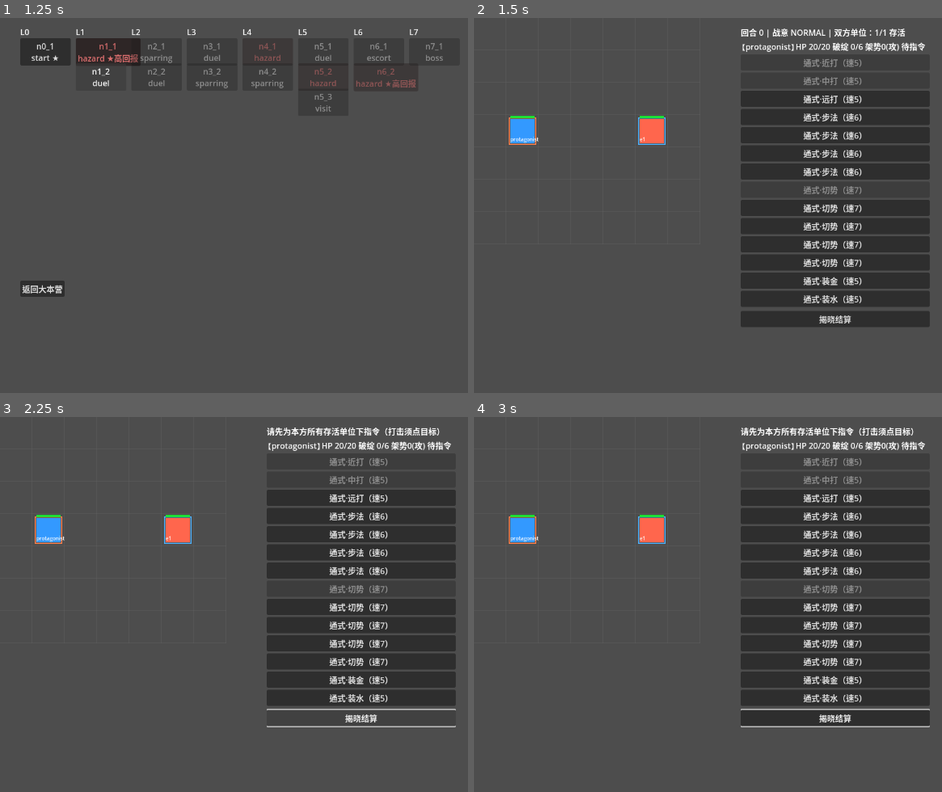
Above: before the commit, frames 1-4 (two rows, left to right).
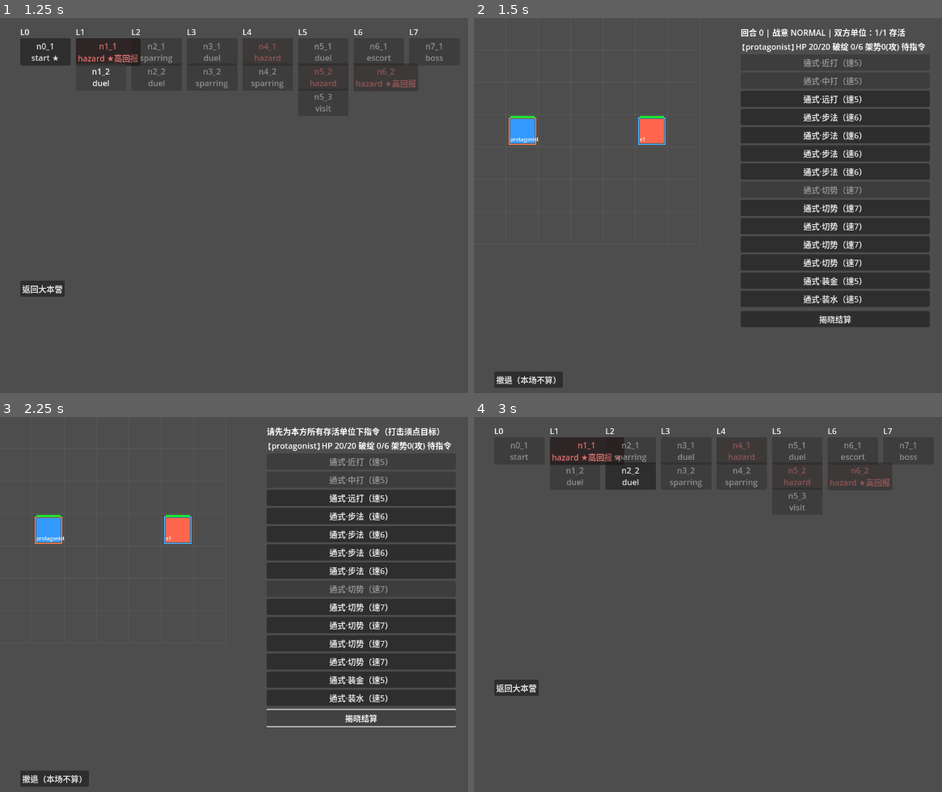
Above: after the commit, the same moments.

Repository: xieyj22/zhaizhao
Game: Godot game, scene res://src/scenes/hub/hub.tscn
Same seed, same stepped clock (60 frames per second), same inputs: the game is played once before the commit and once after it.
Inputs (mouse positions are in pixels of both pictures, inside the frame that each line leads up to):
- Up to frame 1 (1.25 s): click "开始新一局" at 0.5 s
- Up to frame 2 (1.5 s): click "n1_1 hazard ★高回报" at 1.25 s
- Up to frame 3 (2.25 s): click "揭晓结算" at 2 s
- Up to frame 4 (3 s): click (530, 777) at 2.75 s, where only the run after the commit has a clickable "撤退（本场不算）"

Frame 1 is identical in both runs. In frame 2, 0.5% of the frame differs, in the area x 4-19%, y 94-99%; in frame 3, 0.5%; in frame 4, 25%, in the area x 4-98%, y 2-83%.

Commit message:
feat(battle): 撤退按钮（战斗中可退出回地图，本场不算）
战斗界面此前一旦进入必须打完才能退出（game_over 后才有返回按钮）。
加左下「撤退（本场不算）」按钮：

- _on_retreat: 回 map，不调 _write_back_result → roster 保持进战前状态，
  本场相当于没发生（可重选节点重打/绕路）。语义=撤退重来，非逃跑机制
- game_over 时 hide 撤退按钮（由「返回」按钮接管，避免 game_over 后重复导航）
- 左下绝对定位(40,700) 避开右侧招式面板

实渲染截图验证按钮显示正确；test_battle_scene 加实例化测（按钮存在+初始可见，
亦兼 scene 脚本 parse error 守护——坑：单测全绿不保证场景能跑）。

236/236 全绿

Diff:
--- a/src/scenes/battle/battle.gd
+++ b/src/scenes/battle/battle.gd
@@ -21,6 +21,7 @@
 var _target_panel: VBoxContainer
 var _hud: Label
 var _reveal_button: Button
+var _retreat_button: Button   # 撤退（本场不算）——战斗中可见，game_over 隐藏
 
 func _ready() -> void:
 	tuning = Tuning.new()
@@ -104,6 +105,12 @@
 	_reveal_button.text = "揭晓结算"
 	_reveal_button.pressed.connect(_on_reveal)
 	root.add_child(_reveal_button)
+	# 撤退：本场不算（不回写 roster，保持进战前状态）回地图重选节点。左下绝对定位避开右侧面板。
+	_retreat_button = Button.new()
+	_retreat_button.text = "撤退（本场不算）"
+	_retreat_button.position = Vector2(40, 700)
+	_retreat_button.pressed.connect(_on_retreat)
+	_layer.add_child(_retreat_button)
 
 func _refresh() -> void:
 	for c in _panel.get_children():
@@ -249,6 +256,8 @@
 		game_over = true
 		_reveal_button.disabled = true
 		_reveal_button.text = "战斗结束 — 关闭窗口重玩"
+		if _retreat_button != null:
+			_retreat_button.hide()   # 战斗结束后由"返回"按钮接管
 		var msg: String = ["", "玩家胜！", "玩家败...", "平局"][oc]
 		_hud.text = "战斗结束：%s（回合 %d）" % [msg, state.turn]
 		_write_back_result(oc)
@@ -282,6 +291,11 @@
 			return u
 	return null
 
+## 撤退：本场不算（不调 _write_back_result → roster 保持进战前状态），回地图重选节点。
+## game_over 后按钮已 hide，不会走到。current_node_id 仍在战斗节点，回 map 可重进或绕路。
+func _on_retreat() -> void:
+	get_tree().change_scene_to_file("res://src/scenes/map/map.tscn")
+
 func _on_back_after_battle() -> void:
 	var run := MetaSession.current_run
 	if run == null:
--- a/tests/test_battle_scene.gd
+++ b/tests/test_battle_scene.gd
@@ -105,3 +105,22 @@
 	# 清理全局态，不污染后续测试
 	MetaSession.current_run = null
 	MetaSession.current_node_cfg = {}
+
+func test_retreat_button_present_and_visible_during_battle():
+	# 撤退按钮：战斗中存在且可见（game_over 后由 _on_reveal hide）
+	var meta := MetaState.new_first_play()
+	var run := RunFactory.init_run(meta, 7)
+	MetaSession.current_run = run
+	MetaSession.current_node_cfg = {"enemies":[
+		{"id":"e1","faction":"F2","personality":"brute","grid_pos":[5,3],
+		 "stance":Stance.Id.WOOD,"kit":["chifeng_lianci","chifeng_yajin"]}
+	]}
+	var battle := preload("res://src/scenes/battle/battle.tscn").instantiate()
+	add_child(battle)
+	assert_not_null(battle._retreat_button, "撤退按钮已创建")
+	assert_true(battle._retreat_button.visible, "战斗中撤退按钮可见")
+	assert_false(battle.game_over, "初始未 game_over")
+	remove_child(battle)
+	battle.queue_free()
+	MetaSession.current_run = null
+	MetaSession.current_node_cfg = {}
